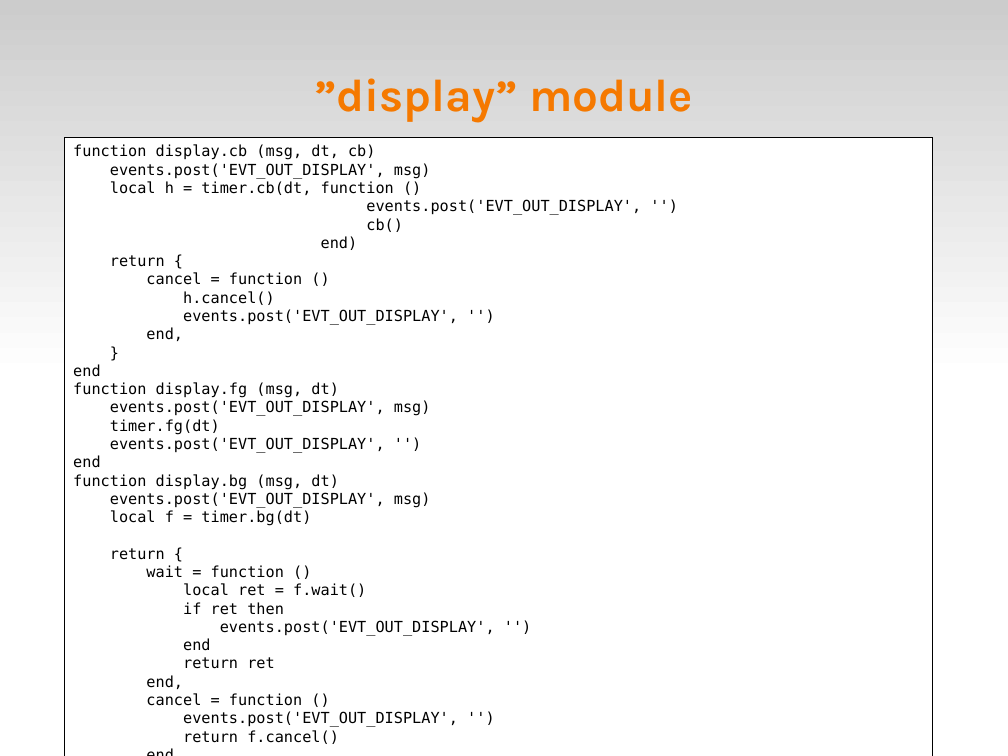
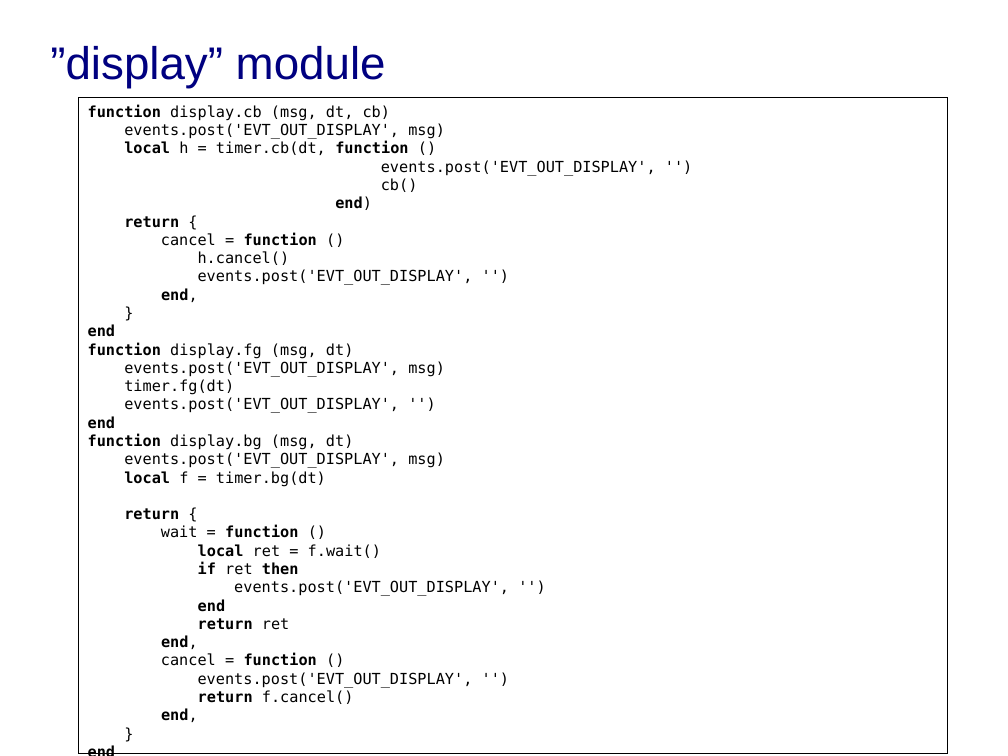
Before and after one commit to fsantanna/events, a slide deck: slide 24 of evt.odp (slide 22 before the commit). Drawn at 1008x756 pixels with LibreOffice and Linux fonts; fonts in the diff are those of the drawing; background and template pictures are left out. Boxes give left, top, right and bottom in pixels: in the first picture for what was removed or moved away, otherwise in the second. Text is boxed around its words. In the diff, an @@ line names an element or a change of style, - is before the commit and + after.

```diff
--- a/evt.odp
+++ b/evt.odp
@@ rectangle removed at <box>0,0,1008,378</box> @@
@@ title "”display” module": place and size @@
-title "”display” module" at <box>315,78,693,122</box>
+title "”display” module" at <box>50,46,386,88</box>
@@ title "”display” module" at <box>50,46,386,88</box>: font Karla to Arial, text colour #F57900 to #000080, bold off; alignment centre to left @@
@@ rectangle "function display.cb (msg, dt, cb)": place and size @@
-rectangle "function display.cb (msg, dt, cb)" at <box>64,137,933,756</box>
+rectangle "function display.cb (msg, dt, cb)" at <box>79,98,948,754</box>
@@ text in rectangle at <box>88,104,408,722</box>: bold on in "function", "local function", "end)", "return" and 18 more places @@
```
Also in this commit, not shown: 21 other slides changed, 3 slides added.
